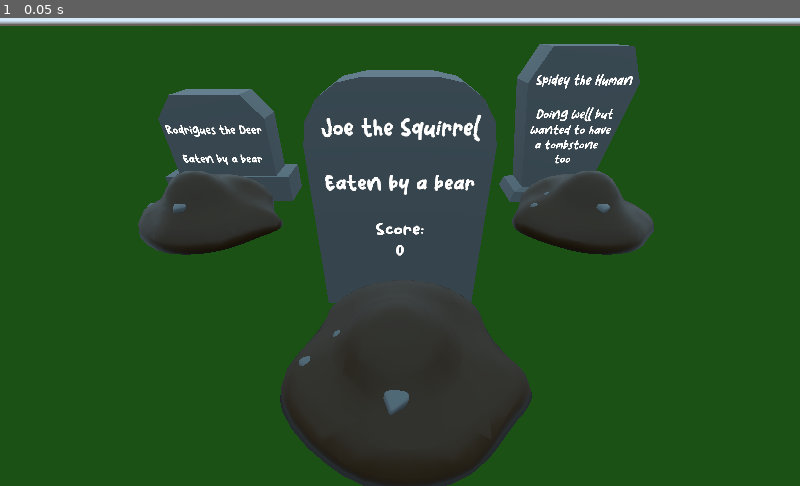
Above: before the commit, frame 1.
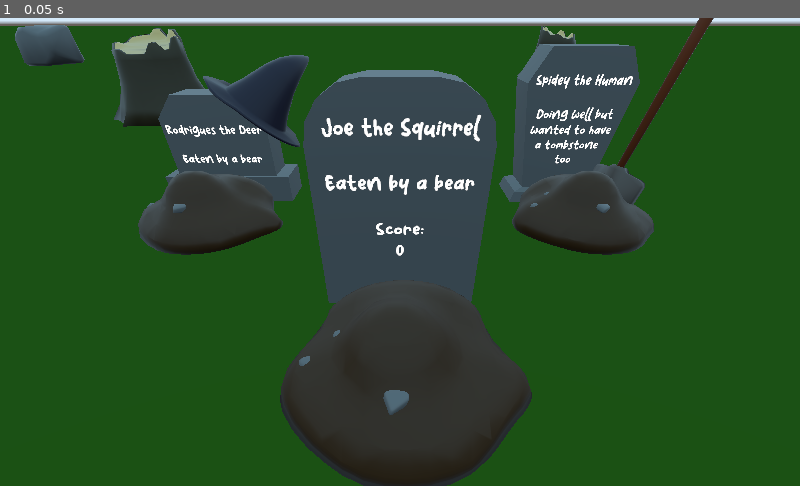
Above: after the commit, the same moment.

Repository: Xwilarg/BearJam
Game: Godot game, scene res://Scenes/GameOver.tscn
The game is run twice, just before and just after one commit, with the same random seed, the same clock (stepped at 60 frames per second) and the same inputs. This scene is started directly instead of the project's main scene.
Inputs:
- Up to frame 1 (0.05 s): no input

The runs differ from the first frame. In frame 1, 4.1% of the frame differs, in the area x 1-90%, y 0-40%.

Commit message:
Improve gameover scene

Diff:
--- a/Scenes/GameOver.tscn
+++ b/Scenes/GameOver.tscn
@@ -6,6 +6,11 @@
 [ext_resource path="res://Scripts/GameOver.gd" type="Script" id=4]
 [ext_resource path="res://assets/Gravestone Coffin Shape.glb" type="PackedScene" id=5]
 [ext_resource path="res://assets/Gravestone Short.glb" type="PackedScene" id=6]
+[ext_resource path="res://assets/Witch Hat.glb" type="PackedScene" id=7]
+[ext_resource path="res://assets/Pumpkin.glb" type="PackedScene" id=8]
+[ext_resource path="res://assets/Rock1.glb" type="PackedScene" id=9]
+[ext_resource path="res://assets/Stump.glb" type="PackedScene" id=10]
+[ext_resource path="res://assets/Shovel.glb" type="PackedScene" id=11]
 
 [sub_resource type="BoxShape" id=4]
 
@@ -81,3 +86,21 @@
 a tombstone
 too"
 font = SubResource( 6 )
+
+[node name="Witch Hat" parent="." instance=ExtResource( 7 )]
+transform = Transform( 0.753332, 0.655976, 0.0467611, -0.644905, 0.722947, 0.247881, 0.128798, -0.216893, 0.967661, -0.813439, 0.466507, -2.05797 )
+
+[node name="Pumpkin" parent="." instance=ExtResource( 8 )]
+transform = Transform( 0.258819, 0, -0.965926, 0, 1, 0, 0.965926, 0, 0.258819, 1.81124, 0.0098477, -1.09771 )
+
+[node name="Shovel" parent="." instance=ExtResource( 11 )]
+transform = Transform( -0.292639, 0.237027, 0.92638, 0, 0.968791, -0.247878, -0.956223, -0.0725388, -0.283506, 1.08471, -0.0646073, -1.7784 )
+
+[node name="Stump" parent="." instance=ExtResource( 10 )]
+transform = Transform( 1, 0, 0, 0, 1, 0, 0, 0, 1, -2.633, 0.0078156, -4.19748 )
+
+[node name="Stump2" parent="." instance=ExtResource( 10 )]
+transform = Transform( 0.442367, 0, 0.896834, 0, 1, 0, -0.896834, 0, 0.442367, 2.91438, 0.00500107, -7.43999 )
+
+[node name="Rock1" parent="." instance=ExtResource( 9 )]
+transform = Transform( 1, 0, 0, 0, 1, 0, 0, 0, 1, -8.76736, 0.0077008, -9.88688 )
Not shown: 1 places in Scenes/GameOver.tscn that only renumber resources
